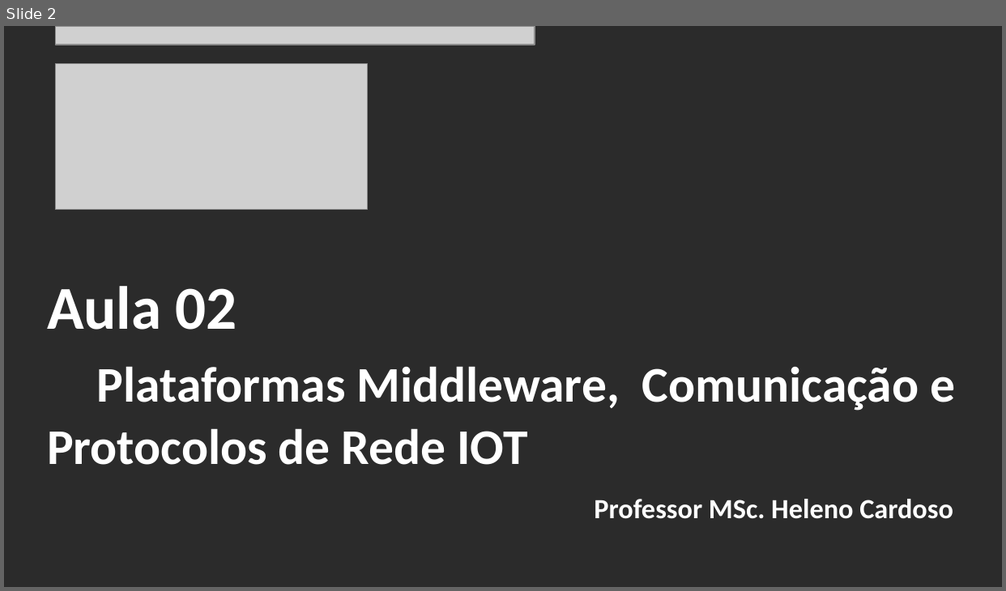
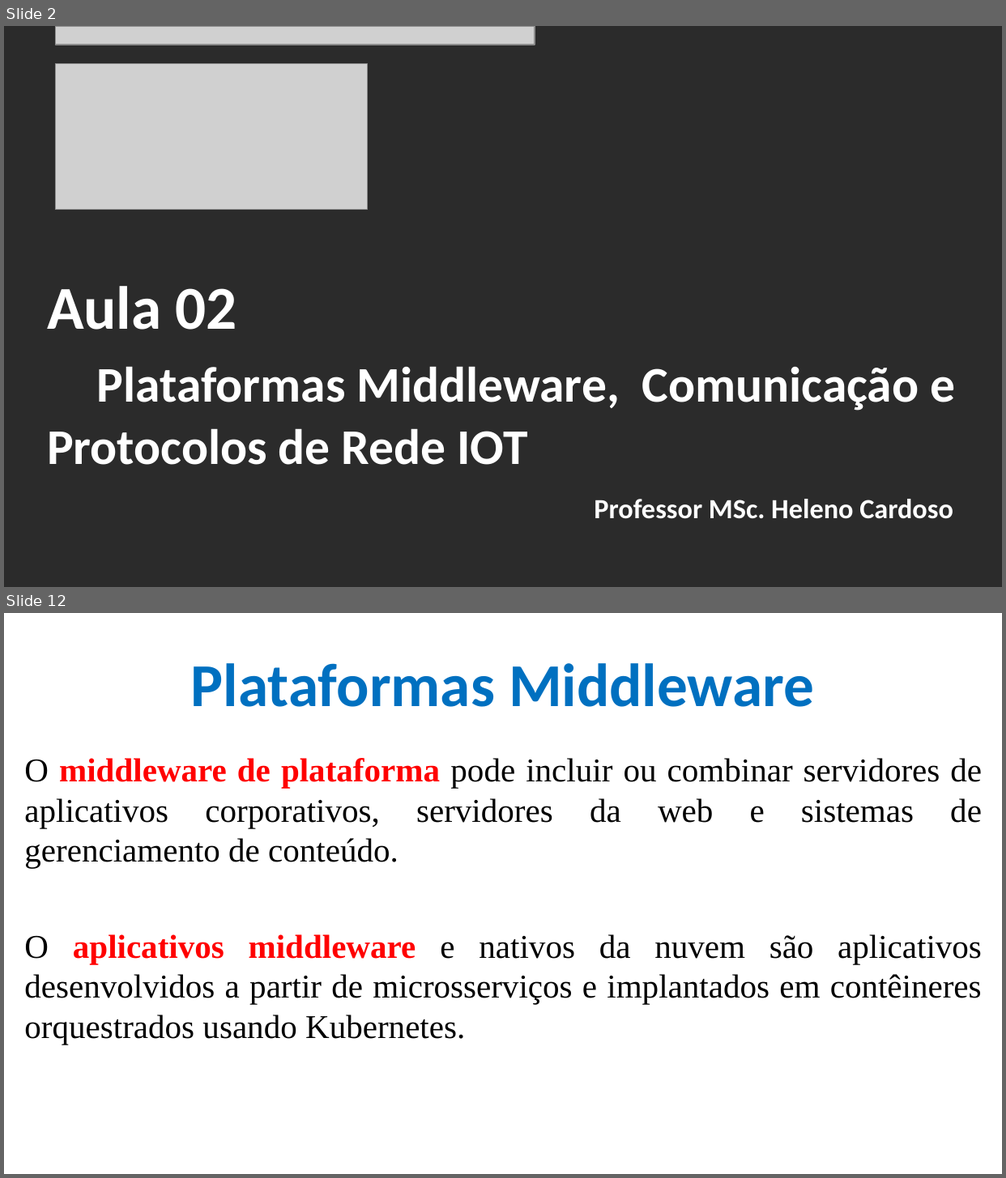
Before and after one commit to CloudEducationBrazil/WydenArea1AplicacaoCloudIndustria40Python, a slide deck: 01 Classes/Aula 02 - Aplicação Cloud Indústria 40 Python.pptx. Shown one above the other, each under a label of ours: slide 2 before the commit, slides 2 and 12 after it; the slides between them are not shown. The pictures are 1006x591 and 1006x1178 pixels, drawn with LibreOffice and Linux fonts; fonts in the diff are those of the drawing; grey boxes stand for pictures; background and template pictures are left out; a plain dark background stands for a picture behind light text. Boxes give left, top, right and bottom in pixels: in the first picture for what was removed or moved away, otherwise in the second. Text is boxed around its words. In the diff, an @@ line names an element or a change of style, - is before the commit and + after.

```diff
--- a/01 Classes/Aula 02 - Aplicação Cloud Indústria 40 Python.pptx
+++ b/01 Classes/Aula 02 - Aplicação Cloud Indústria 40 Python.pptx
@@ slide 12 added at (x1=4, y1=613, x2=1002, y2=1174), background picture (left out) @@
@@ title added at (x1=191, y1=663, x2=814, y2=707), 44 pt, text #0070C0, bold @@
+Plataformas Middleware
@@ text added at (x1=24, y1=758, x2=982, y2=1045), 24 pt, text #000000 @@
+O middleware de plataforma pode incluir ou combinar servidores de aplicativos corporativos, servidores da web e sistemas de gerenciamento de conteúdo.
+O aplicativos middleware e nativos da nuvem são aplicativos desenvolvidos a partir de microsserviços e implantados em contêineres orquestrados usando Kubernetes.
```
Also in this commit, not shown: 8 slides changed, 21 other slides added, 2 other files.
